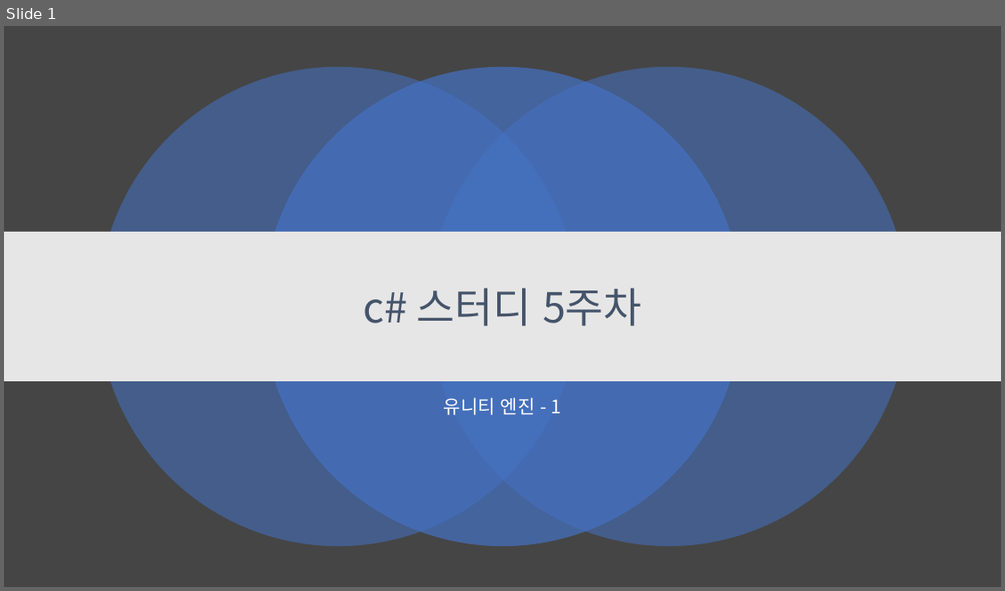
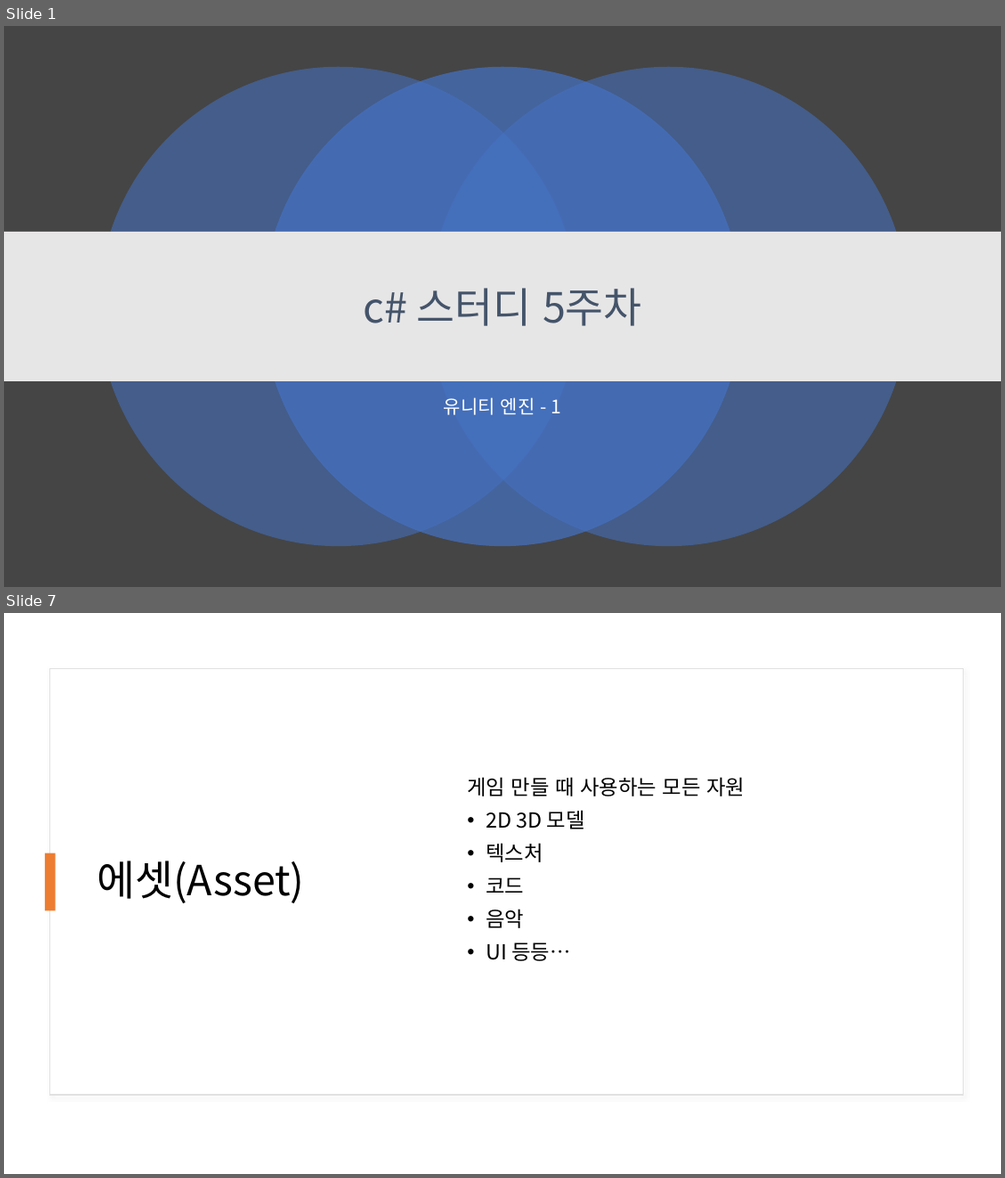
Before and after one commit to kjh99660/Study_powerpoint, a slide deck: c# 스터디 5주 차.pptx. Shown one above the other, each under a label of ours: slide 1 before the commit, slides 1 and 7 after it; the slides between them are not shown. The pictures are 1005x591 and 1005x1178 pixels, drawn with LibreOffice and Linux fonts; fonts in the diff are those of the drawing. Boxes give left, top, right and bottom in pixels: in the first picture for what was removed or moved away, otherwise in the second. Text is boxed around its words. In the diff, an @@ line names an element or a change of style, - is before the commit and + after.

```diff
--- a/c# 스터디 5주 차.pptx
+++ b/c# 스터디 5주 차.pptx
@@ slide 7 added at (4,613,1001,1174), background #FFFFFF @@
@@ rectangle added at (49,669,963,1094), fill #FFFFFF, outline #E1E1E1 1 pt @@
@@ text added at (467,777,744,961), 20 pt, text #000000 @@
+게임 만들 때 사용하는 모든 자원
+• 2D 3D 모델
+• 텍스처
+• 코드
+• 음악
+• UI 등등…
@@ rectangle added at (45,853,56,910), fill #ED7D31 @@
@@ title added at (97,860,304,903), 40 pt, text #000000 @@
+에셋(Asset)
```
Also in this commit, not shown: 21 other slides added, 1 slide removed, 3 other files.
